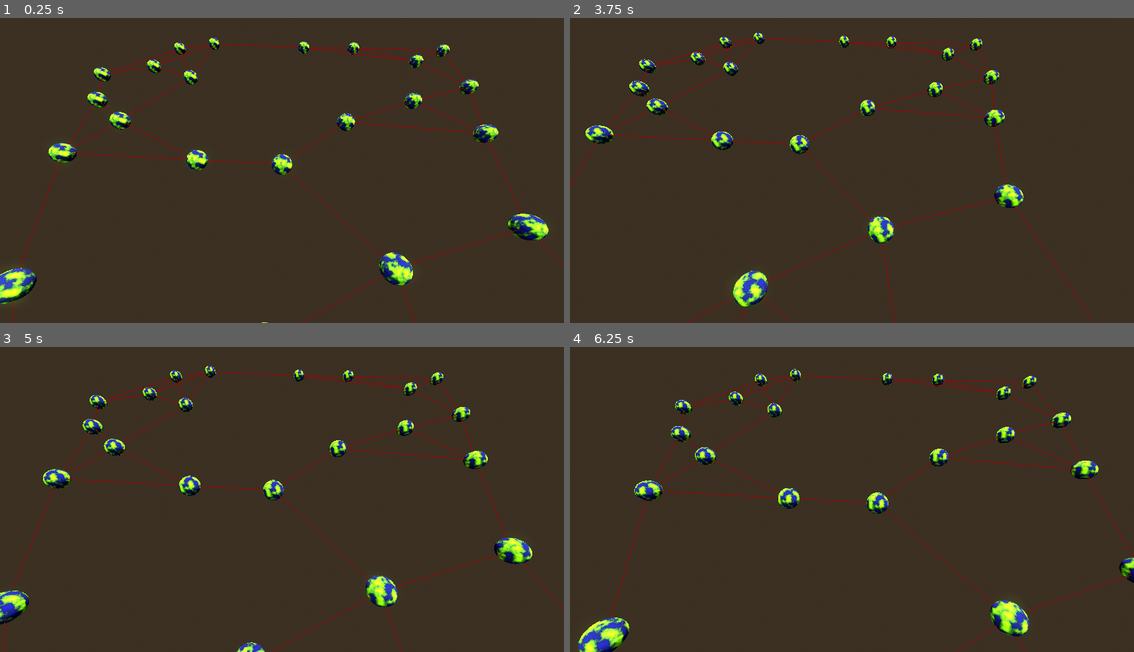
Above: before the commit, frames 1-4 (two rows, left to right).
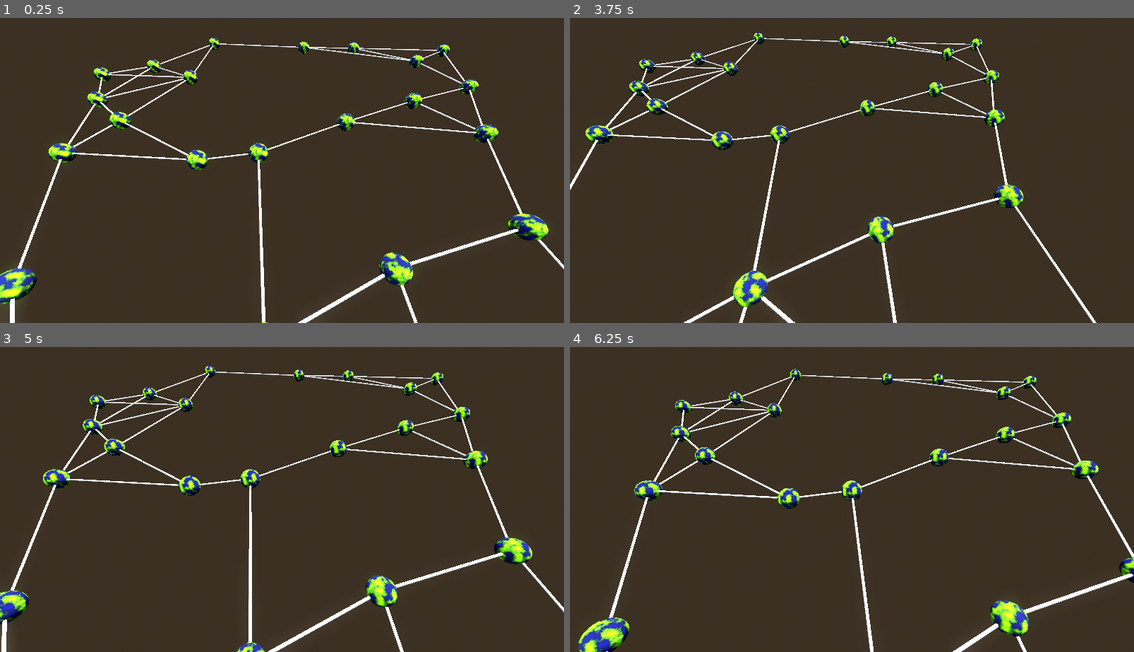
Above: after the commit, the same moments.

Repository: pastthepixels/cosmic-landlord
Game: Godot game, scene res://scenes/planet_screen/planet_screen.tscn
The game is run twice, just before and just after one commit, with the same random seed, the same clock (stepped at 60 frames per second) and the same inputs. This scene is started directly instead of the project's main scene.
Inputs (mouse positions are in pixels of both pictures, inside the frame that each line leads up to):
- Up to frame 1 (0.25 s): no input
- Up to frame 2 (3.75 s): move the mouse to (976, 149) at 0.52 s; click (976, 149) at 0.67 s; move the mouse to (739, 179) at 1.27 s; click (739, 179) at 1.42 s; move the mouse to (908, 94) at 2.02 s; click (908, 94) at 2.17 s; move the mouse to (823, 228) at 2.77 s; click (823, 228) at 2.92 s; move the mouse to (1021, 213) at 3.52 s; click (1021, 213) at 3.67 s
- Up to frame 3 (5 s): move the mouse to (112, 444) at 4.27 s; click (112, 444) at 4.42 s
- Up to frame 4 (6.25 s): move the mouse to (880, 493) at 5.02 s; click (880, 493) at 5.17 s; move the mouse to (767, 414) at 5.77 s; click (767, 414) at 5.92 s

The runs differ from the first frame. In frame 1, 3.3% of the frame differs, in the area x 1-100%, y 7-100%; in frame 2, 3.2%; in frame 3, 3.3%, in the area x 0-100%, y 7-100%; in frame 4, 3.2%.

Commit message:
Make the graph... good enough
Checks for duplicate lines, renders with cylinders (via a new scene,
Line), and removes intersecting lines.

Diff:
--- a/project.godot
+++ b/project.godot
@@ -15,6 +15,11 @@
 config/features=PackedStringArray("4.1", "Forward Plus")
 config/icon="res://icon.svg"
 
+[layer_names]
+
+3d_physics/layer_2="Planets"
+3d_physics/layer_3="Lines"
+
 [rendering]
 
 anti_aliasing/quality/msaa_3d=1
--- /dev/null
+++ b/scenes/line/line.gd
@@ -0,0 +1,70 @@
+extends MeshInstance3D
+
+@export_range(0.01, 0.2) var radius : float = 0.01
+
+@export var delete_if_collides : bool = false
+
+@export_category("Connecting points")
+@export var from : Vector3
+@export var to : Vector3
+@export_category("Connecting objects (overrides points)")
+@export var from_object : NodePath
+@export var to_object : NodePath
+
+
+# Called when the node enters the scene tree for the first time.
+func _ready():
+	generate_mesh()
+	generate_area()
+	# Wait until the area has been registered to exist...
+	await get_tree().process_frame
+	# Plantes are bodies on layer 2 -- the only layer between 2 and 3 there are bodies
+	# If a line overlaps a body, DELETE it
+	if $Area3D.has_overlapping_bodies():
+		queue_free()
+		return
+	# If two lines intersect, remove the longer line.
+	for line in get_tree().get_nodes_in_group("lines"):
+		if $Area3D.overlaps_area(line.get_child(0)) and line != self:
+			(line if line.mesh.height > self.mesh.height else self).queue_free()
+
+
+
+func get_from_position() -> Vector3:
+	return get_node(from_object).global_position if has_node(from_object) else from
+
+func get_to_position() -> Vector3:
+	return get_node(to_object).global_position if has_node(from_object) else to
+
+# Converts from_position and to_position to Vector2 and then gets the angle between them.
+func get_angle_2d():
+	return Vector2(get_from_position().x, get_from_position().z).angle_to_point(
+		Vector2(get_to_position().x, get_to_position().z)
+		)
+
+func generate_mesh():
+	mesh = CylinderMesh.new()
+	mesh.height = get_from_position().distance_to(get_to_position())
+	mesh.bottom_radius = radius
+	mesh.top_radius = radius
+	mesh.radial_segments = 3
+	global_position = (get_from_position() + get_to_position()) / 2
+	rotate_z(PI/2)
+	rotate_y(PI - get_angle_2d())
+
+func generate_area():
+	var shape = CollisionShape3D.new()
+	shape.shape = CylinderShape3D.new()
+	# TODO: HACK
+	shape.shape.height = mesh.height - 2
+	shape.shape.radius = radius
+	$Area3D.add_child(shape)
+
+func connect_objects(from, to):
+	self.from_object = from.get_path()
+	self.to_object = to.get_path()
+
+func _on_area_3d_area_entered(area):
+	var mat = StandardMaterial3D.new()
+	mat.albedo = Color.RED
+	material_override = mat
--- /dev/null
+++ b/scenes/line/line.tscn
@@ -0,0 +1,16 @@
+[gd_scene load_steps=3 format=3 uid="uid://bw0gswngjm43q"]
+
+[ext_resource type="Script" path="res://scenes/line/line.gd" id="1_lbwb6"]
+
+[sub_resource type="StandardMaterial3D" id="StandardMaterial3D_nlkfb"]
+
+[node name="Line" type="MeshInstance3D" groups=["lines"]]
+material_override = SubResource("StandardMaterial3D_nlkfb")
+script = ExtResource("1_lbwb6")
+radius = 0.057
+
+[node name="Area3D" type="Area3D" parent="."]
+collision_layer = 4
+collision_mask = 6
+
+[connection signal="area_entered" from="Area3D" to="." method="_on_area_3d_area_entered"]
--- a/scenes/planet/planet.gd
+++ b/scenes/planet/planet.gd
@@ -17,9 +17,6 @@
 
 var rng = RandomNumberGenerator.new()
 
-var adjacent_planets = []
-
-
 # Called when the node enters the scene tree for the first time.
 func _ready():
 	rng.randomize()
@@ -38,7 +35,7 @@
 	water_coverage		 = rng.randf_range(0, 1)
 	land_coverage		 = 1 - water_coverage
 
-func get_adjacent_planets():
+func get_closest_planets():
 	var sorted_planets = get_tree().get_nodes_in_group("planets")
 	var to_return = []
 	sorted_planets.sort_custom(func(a, b): return (a.position.distance_to(position)) < b.position.distance_to(position))
@@ -49,5 +46,11 @@
 			to_return.append(closest_planet)
 	return to_return
 
-func cache_adjacent_planets():
-	adjacent_planets = get_adjacent_planets()
+func get_connecting_planets():
+	var connecting_planets = []
+	for line in get_tree().get_nodes_in_group("lines"):
+		if line.from_object == self:
+			connecting_planets.add(line.to_object)
+		if line.to_object == self and not line.from_object in connecting_planets:
+			connecting_planets.add(line.from_object)
+	return connecting_planets
--- a/scenes/planet_screen/planet_screen.gd
+++ b/scenes/planet_screen/planet_screen.gd
@@ -3,6 +3,8 @@
 @export var planets : int = 20
 
 var planet_scene = preload("res://scenes/planet/planet.tscn")
+
+var line_scene = preload("res://scenes/line/line.tscn")
 
 var rng = RandomNumberGenerator.new()
 
@@ -17,6 +19,7 @@
 func _process(delta):
 	pass
 
+# TODO: in the future, voronoi noise
 func generate_planets():
 	# Generate planets.
 	for i in planets:
@@ -26,20 +29,19 @@
 		$Planets.add_child(planet)
 	# Initialize planets.
 	for planet in get_tree().get_nodes_in_group("planets"):
-		planet.cache_adjacent_planets()
-		# TODO: remove and simplify
-		for adjacent_planet in planet.get_adjacent_planets():
-			var mesh = ImmediateMesh.new()
-			mesh.surface_begin(Mesh.PRIMITIVE_LINE_STRIP)
-			mesh.surface_add_vertex(planet.position)
-			mesh.surface_add_vertex(adjacent_planet.position)
-			mesh.surface_end()
-			var mesh_instance = MeshInstance3D.new()
-			mesh_instance.mesh = mesh
-			var material = StandardMaterial3D.new()
-			material.albedo_color = Color(1, 0, 0)
-			mesh_instance.set_surface_override_material(0, material)
-			$Planets.add_child(mesh_instance)
+		for adjacent_planet in planet.get_closest_planets():
+			# Checks for duplicates first
+			var duplicates = false
+			for other in get_tree().get_nodes_in_group("lines"):
+				if (other.from_object == adjacent_planet.get_path() and other.to_object == planet.get_path()) or \
+				   (other.from_object == planet.get_path() and other.to_object == adjacent_planet.get_path()):
+						duplicates = true
+			# Now if there isn't any duplicates we will draw a line.
+			if duplicates == false:
+				var line = line_scene.instantiate()
+				line.connect_objects(planet, adjacent_planet)
+				line.delete_if_collides = true
+				$Planets.add_child(line)
 
 
 func generate_planet_position() -> Vector2:
--- a/scenes/planet_screen/planet_screen.tscn
+++ b/scenes/planet_screen/planet_screen.tscn
@@ -1,8 +1,7 @@
-[gd_scene load_steps=7 format=3 uid="uid://bnicc4xxbi8uk"]
+[gd_scene load_steps=6 format=3 uid="uid://bnicc4xxbi8uk"]
 
 [ext_resource type="Script" path="res://scenes/planet_screen/planet_screen.gd" id="1_2l1pr"]
 [ext_resource type="Script" path="res://scenes/planet_screen/Camera3D.gd" id="1_du1fq"]
-[ext_resource type="PackedScene" uid="uid://dbk22ou8eywq8" path="res://scenes/planet/planet.tscn" id="1_kb5wg"]
 
 [sub_resource type="ProceduralSkyMaterial" id="ProceduralSkyMaterial_5a16s"]
 sky_horizon_color = Color(0.64625, 0.65575, 0.67075, 1)
@@ -31,6 +30,7 @@
 
 [node name="SpringArm3D" type="SpringArm3D" parent="."]
 transform = Transform3D(1, 0, 0, 0, 0.642788, 0.766044, 0, -0.766044, 0.642788, 0, 0, 0)
+collision_mask = 0
 spring_length = 10.0
 script = ExtResource("1_du1fq")
 
@@ -38,5 +38,3 @@
 transform = Transform3D(1, 0, 0, 0, 1, 0, 0, 0, 1, 0, 0, 5)
 
 [node name="Planets" type="Node3D" parent="."]
-
-[node name="Planet" parent="Planets" instance=ExtResource("1_kb5wg")]
